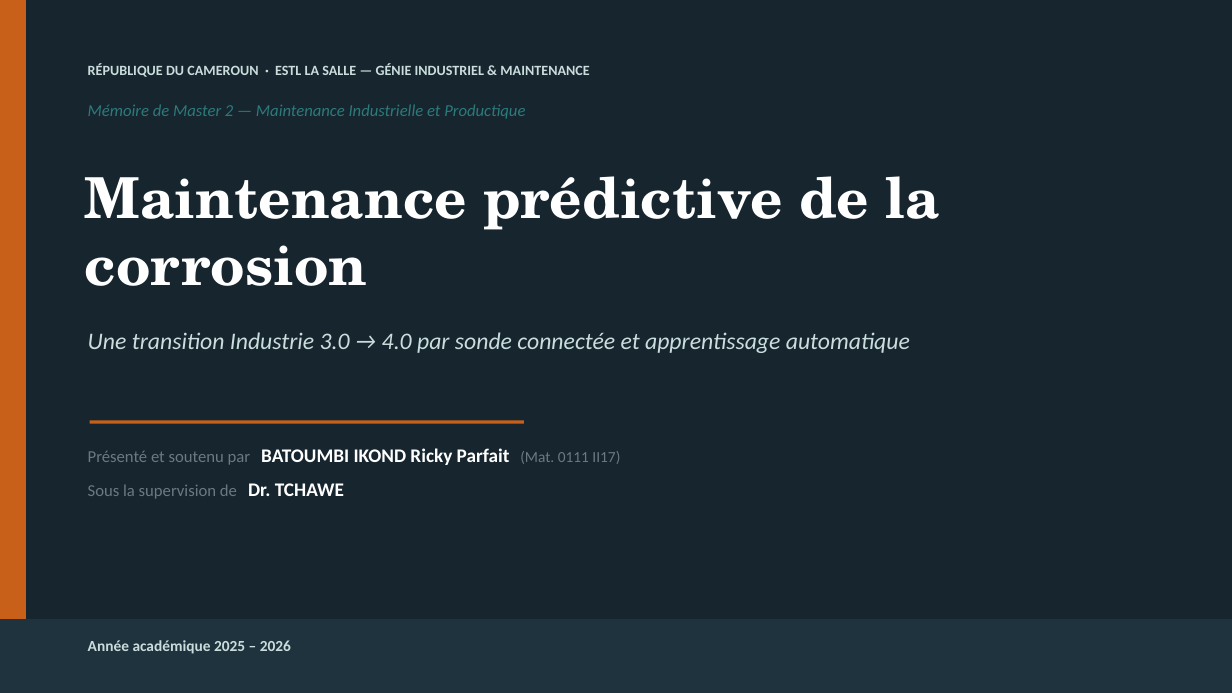
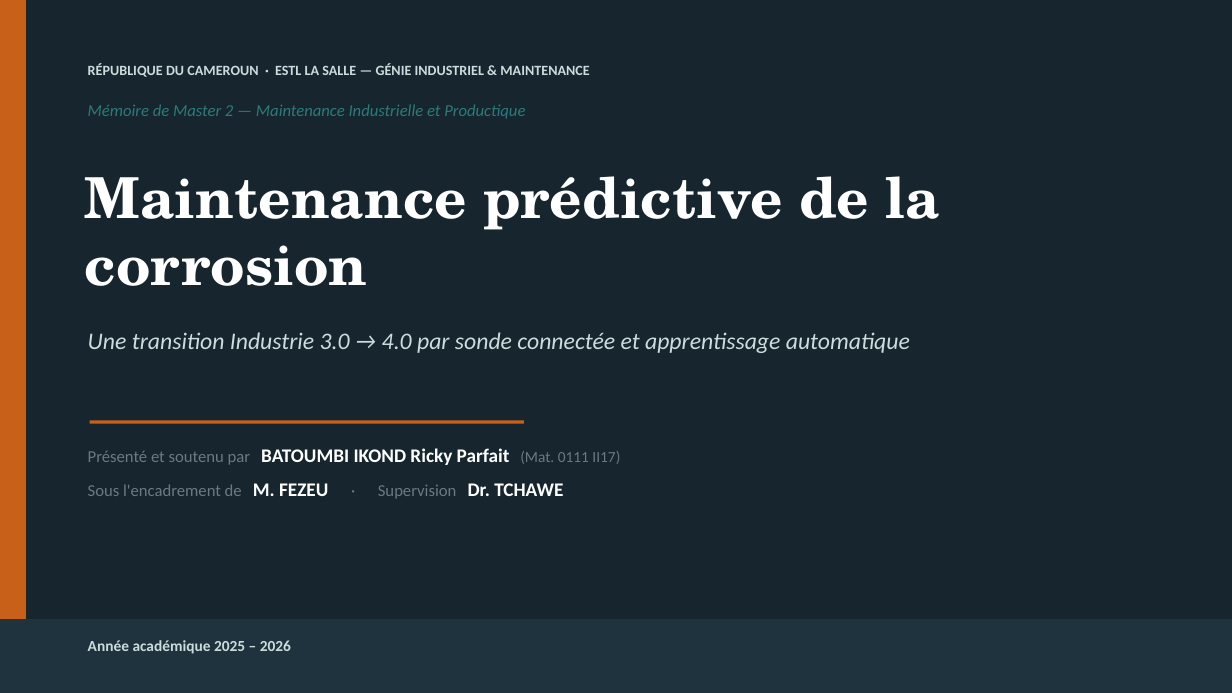
Before and after one commit to londola13/predictive-maintenance-corrosion, a slide deck: slide 1 of soutenance/Soutenance_Corrosion_BATOUMBI.pptx. Drawn at 1232x693 pixels with LibreOffice and Linux fonts; fonts in the diff are those of the drawing. Boxes give left, top, right and bottom in pixels: in the first picture for what was removed or moved away, otherwise in the second. Text is boxed around its words. In the diff, an @@ line names an element or a change of style, - is before the commit and + after.

```diff
--- a/soutenance/Soutenance_Corrosion_BATOUMBI.pptx
+++ b/soutenance/Soutenance_Corrosion_BATOUMBI.pptx
@@ text at box(88, 483, 563, 499): text changed @@
-Sous la supervision de Dr. TCHAWE
+Sous l'encadrement de M. FEZEU · Supervision Dr. TCHAWE
```
Also in this commit, not shown: 3 other slides changed, 3 other files.
